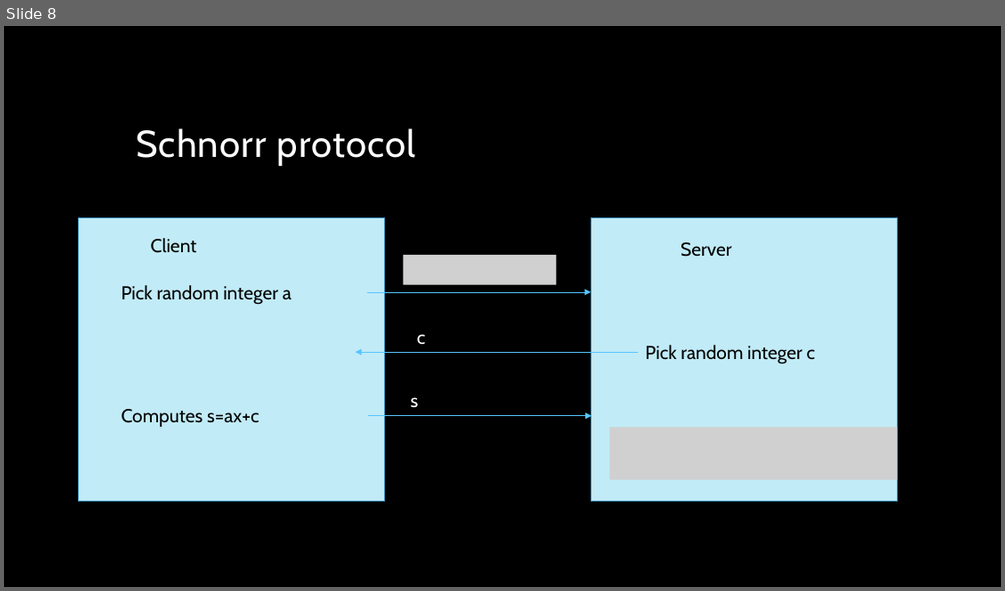
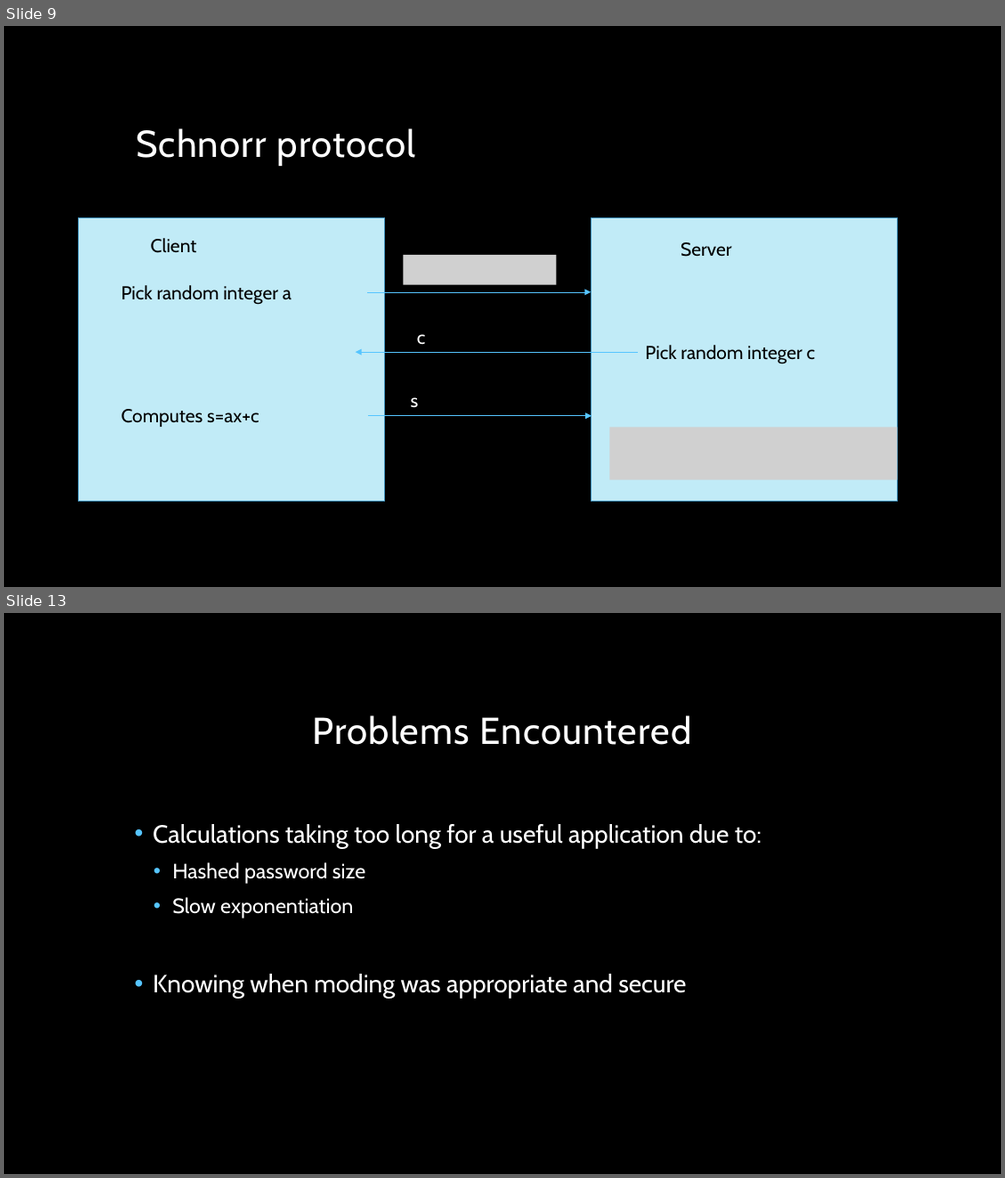
Before and after one commit to CoryBlack/ZeroKnowledge, a slide deck: Zero knowledge.pptx. Shown one above the other, each under a label of ours: slide 8 before the commit, slides 9 and 13 after it; the slides between them are not shown. The pictures are 1005x591 and 1005x1178 pixels, drawn with LibreOffice and Linux fonts; fonts in the diff are those of the drawing; grey boxes stand for pictures; background and template pictures are left out. Boxes give left, top, right and bottom in pixels: in the first picture for what was removed or moved away, otherwise in the second. Text is boxed around its words. In the diff, an @@ line names an element or a change of style, - is before the commit and + after.

```diff
--- a/Zero knowledge.pptx
+++ b/Zero knowledge.pptx
@@ slide 13 added at box(4, 613, 1001, 1174), background picture (left out) @@
@@ title added at box(313, 715, 692, 745), 36 pt, text #FFFFFF @@
+Problems Encountered
@@ text added at box(153, 824, 761, 998), 24 pt, text #FFFFFF @@
+• Calculations taking too long for a useful application due to:
+  • Hashed password size
+  • Slow exponentiation
+• Knowing when moding was appropriate and secure
@@ what was slide 8 is now slide 9 @@
```
Also in this commit, not shown: 1 slide changed, 5 other slides added.
